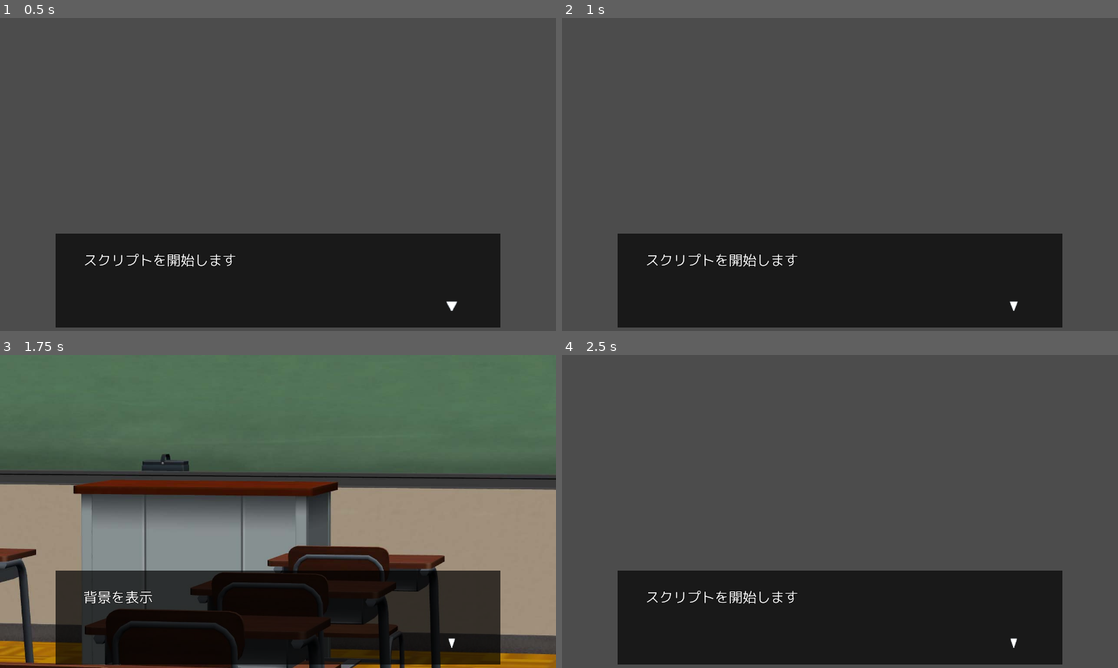
Above: before the commit, frames 1-4 (two rows, left to right).
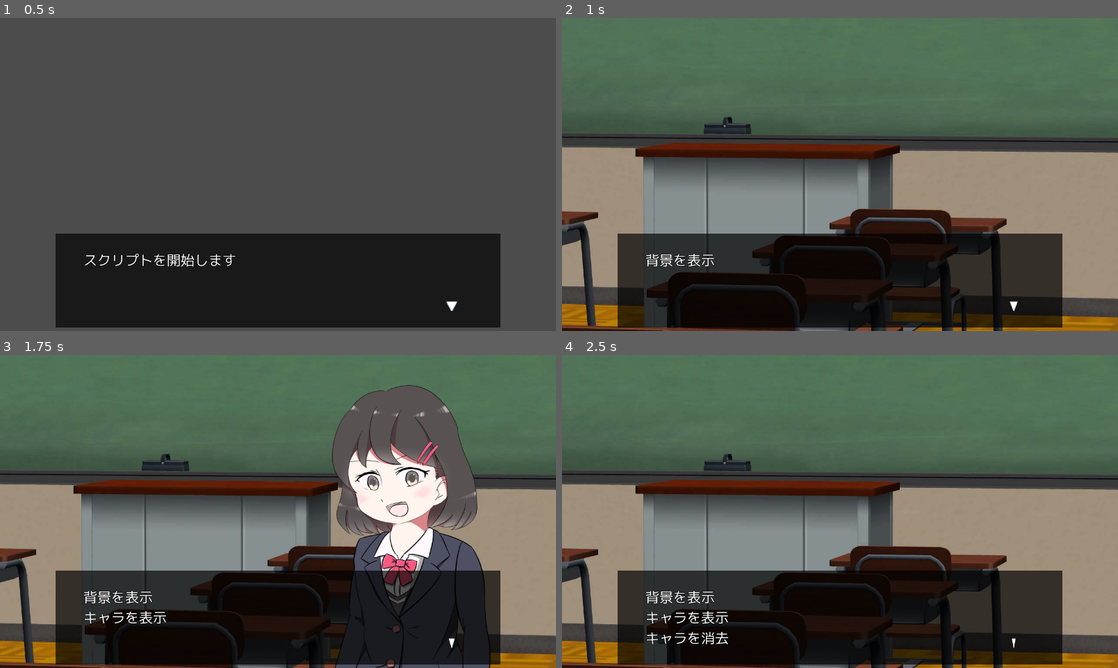
Above: after the commit, the same moments.

Repository: syun77/gd_kirikiriz
Game: Godot game, scene res://Main.tscn
Same seed, same stepped clock (60 frames per second), same inputs: the game is played once before the commit and once after it.
Inputs (mouse positions are in pixels of both pictures, inside the frame that each line leads up to):
- Up to frame 1 (0.5 s): no input
- Up to frame 2 (1 s): tap Enter (ui_accept) at 0.5, 0.77, 0.8 s; move the mouse to (962, 158) at 0.52 s; click (962, 158) at 0.6 s
- Up to frame 3 (1.75 s): tap Enter (ui_accept) at 1.07, 1.35, 1.52 s; move the mouse to (166, 527) at 1.27 s; click (166, 527) at 1.55 s
- Up to frame 4 (2.5 s): tap Enter (ui_accept) at 1.82, 2.3 s; move the mouse to (895, 442) at 2.02 s; click (895, 442) at 2.1 s

Frame 1 is identical in both runs. In frame 2, 69% of the frame differs, in the area x 0-100%, y 0-100%; in frame 3, 16%; in frame 4, 70%.

Commit message:
一時停止コマンドとメッセージ消去コマンドを実装

Diff:
--- a/TestKirikiri/Main.gd
+++ b/TestKirikiri/Main.gd
@@ -2,17 +2,21 @@
 
 # 吉里吉里のタグコマンド.
 class KAGTag:
-	var name:String = ""
-	var attrs = {}
+	var name:String = "" # タグ名
+	var attrs = {} # 属性.
+
+	# コンストラクタ.
 	func _init(_name:String, _attrs):
 		name = _name
 		attrs = _attrs
 
+	# 属性を取得する.
 	func get_attr_value(key:String) -> String:
 		var ret = get_attr_value_raw(key)
 		# ダブルクォートを消しておく.
 		return ret.replace('"', "")
 
+	# 属性をそのまま取得する.
 	func get_attr_value_raw(key:String) -> String:
 		if key in attrs:
 			return attrs[key].value
@@ -29,8 +33,10 @@
 
 # 吉里吉里のタグの属性.
 class KAGAttr:
-	var name:String = ""
-	var value:String = ""
+	var name:String = "" # 属性の名前.
+	var value:String = "" # 属性の値.
+
+	# コンストラクタ.
 	func _init(_name:String, _value:String):
 		name = _name
 		value = _value
@@ -73,10 +79,18 @@
 			ret += " | %s"%comment
 		return ret
 
+# 状態.
 enum eState {
 	EXEC_SCRIPT, # スクリプト実行中.
 	MESSAGE_WAIT, # メッセージ待ち.
+	TIME_WAIT, # 一定時間待つ.
 	END, # 終了.
+}
+
+# コマンドの戻り値.
+enum eCmdRet {
+	YIELD, # 中断する.
+	CONTINUE, # 継続する.
 }
 
 # 会話ウィンドウテキスト.
@@ -103,53 +117,77 @@
 
 # 更新.
 func _process(delta: float) -> void:
-
 	# デバッグ用
-	if Input.is_action_just_pressed("ui_accept"):
+	if Input.is_action_just_pressed("ui_cancel"):
 		# リロードする
 		get_tree().change_scene("res://Main.tscn")
 
+	# スクリプトの更新.
 	match _state:
 		eState.EXEC_SCRIPT: # スクリプト実行中.
 			_exec_script()
 		eState.MESSAGE_WAIT: # メッセージ待ち.
 			_message_wait(delta)
+		eState.TIME_WAIT:
+			_time_wait(delta) # 一定時間待つ.
 		eState.END: # 終了.
 			_text.text = "<<スクリプト終了>>"
-
+# --------------------------------------
+# ここから_stateに対応する処理.
+# --------------------------------------
 # スクリプト実行.
 func _exec_script() -> void:
-	if _cmd_idx >= _cmd_list.size():
-		# スクリプト終了.
-		_state = eState.END
-		return
-
-	# コマンド読み取り.
-	_cmd = _cmd_list[_cmd_idx]
-	_cmd_idx += 1
-	if _cmd is KAGTag:
-		var tag:KAGTag = _cmd
-		print("#TAG  # ", tag)
-		_exec_tag(tag) # タグを実行する.
-	if _cmd is KAGMsg:
-		var msg:KAGMsg = _cmd
-		print("#MSG  # ", msg)
-		# メッセージを表示.
-		_text.text += msg.msg
-		_state = eState.MESSAGE_WAIT
-
-	if _cmd is KAGLabel:
-		var label:KAGLabel = _cmd
-		print("#LABEL# ", label)
+
+	var is_loop = true
+	while is_loop:
+		if _cmd_idx >= _cmd_list.size():
+			# スクリプト終了.
+			_state = eState.END
+			break # 処理を中断する.
+
+		# コマンド読み取り.
+		_cmd = _cmd_list[_cmd_idx]
+		_cmd_idx += 1 # コマンドを次に進める.
+
+		# コマンドの種類ごとに処理をする.
+		if _cmd is KAGTag:
+			var tag:KAGTag = _cmd
+			print("#TAG  # ", tag)
+			var ret = _exec_tag(tag) # タグを実行する.
+			match ret:
+				eCmdRet.YIELD:
+					is_loop = false # 処理を中断する.
+				eCmdRet.CONTINUE:
+					pass # 処理を継続する.
+
+		elif _cmd is KAGMsg:
+			var msg:KAGMsg = _cmd
+			print("#MSG  # ", msg)
+			# メッセージを表示.
+			_text.text += msg.msg
+			_state = eState.MESSAGE_WAIT
+			is_loop = false # 処理を中断する.
+
+		elif _cmd is KAGLabel:
+			var label:KAGLabel = _cmd
+			print("#LABEL# ", label)
+			# TODO: 未実装.
+
+		else:
+			push_error("不明なコマンド: " +  str(_cmd))
 
 # テキスト待ち.
 func _message_wait(delta:float) -> void:
 	_timer += delta
+	var msg:KAGMsg = _cmd
+
 	# カーソルアニメーション.
-	_cursor.scale.x = sin(_timer * 4)
-
-	if Input.is_action_just_pressed("ui_click"):
-		var msg:KAGMsg = _cmd
+	if msg.is_click:
+		_cursor.visible = true
+		_cursor.scale.x = sin(_timer * 4) # 回転させてみる.
+
+	if msg.is_click == false or Input.is_action_just_pressed("ui_click"):
+		# クリック待ちでない or クリックしたのでメッセージ送り.
 		if msg.is_ctrl:
 			# 改行する.
 			_text.text += "\n"
@@ -157,24 +195,43 @@
 			# 改ページの場合はメッセージを消す.
 			_text.text = ""
 
+		# カーソルを消します.
+		_cursor.visible = false
+
 		# スクリプト実行に戻る
 		_state = eState.EXEC_SCRIPT
 
+# 一定時間待つ.
+func _time_wait(delta:float) -> void:
+	_timer -= delta
+	if _timer < 0:
+		# 待ち時間終了.
+		# スクリプト実行に戻る.
+		_state = eState.EXEC_SCRIPT
+
+# --------------------------------------
+# ここからコマンドタグ実行処理..
+# --------------------------------------
 # タグを実行する.
-func _exec_tag(tag:KAGTag) -> void:
+func _exec_tag(tag:KAGTag) -> int:
 	# 関数名は "_" + タグ名.
+	# @note タグを追加する場合は "_[タグ名]" の関数を追加します.
+	var ret = eCmdRet.CONTINUE
 	var func_name = "_" + tag.name
 	if has_method(func_name):
 		# タグ関数呼び出し.
-		call(func_name, tag)
+		ret = call(func_name, tag)
 	else:
 		push_warning("未実装の関数: %s"%func_name)
 
+	# コマンド実行時の戻り値を返す.
+	return ret
+
 # 画像タグの実行.
-func _image(tag:KAGTag) -> void:
+func _image(tag:KAGTag) -> int:
 	var layer = tag.get_attr_value("layer") # レイヤー名.
 	if layer != "base":
-		# baseでない場合は "image" を先頭につける.
+		# baseでない場合は 前景レイヤー番号なので "image" を先頭につける.
 		layer = "image" + layer
 	# TextureRectを取得する.
 	var tex:TextureRect = get_node("LayerImage/" + layer)
@@ -184,7 +241,7 @@
 	if display == "false":
 		# 非表示の場合はここで終了
 		tex.visible = false
-		return
+		return eCmdRet.CONTINUE # 続行する.
 	# それ以外は表示するとします
 	tex.visible = true
 
@@ -197,11 +254,13 @@
 		res2 = res + ".png"
 		if directory.file_exists(res2) == false:
 			push_error("画像ファイルが見つかりません: %s"%res2)
-			return
+			return eCmdRet.CONTINUE # 続行する.
 	# 画像読み込み.
 	tex.texture = load(res2)
 
 	# 位置を設定.
+	tex.rect_position.x = 0
+	tex.rect_position.y = 0
 	var left = tag.get_attr_value("left")
 	if left != "":
 		tex.rect_position.x = int(left)
@@ -209,6 +268,30 @@
 	if top != "":
 		tex.rect_position.y = int(top)
 
+	return eCmdRet.CONTINUE # 続行する.
+
+# 一定時間待つタグ.
+func _wait(tag:KAGTag) -> int:
+	# 待ち時間.
+	var time = int(tag.get_attr_value("time"))
+	# msを秒に変換する.
+	time *= 0.001
+
+	# 一定時間待つ状態に遷移.
+	_state = eState.TIME_WAIT
+	_timer = time
+
+	return eCmdRet.YIELD # 待ち状態に入るので処理を中断する..
+
+# メッセージ消去タグ.
+func _cm(tag:KAGTag) -> int:
+	# メッセージを消去する.
+	_text.text = ""
+	return eCmdRet.CONTINUE # 続行する.
+
+# --------------------------------------
+# ここからスクリプト解析処理.
+# --------------------------------------
 # スクリプトを解析する.
 func _parse(txt:String) -> void:
 	var data = txt.split("\n")
@@ -230,7 +313,7 @@
 		var msg = _parse_msg(line)
 		_cmd_list.append(msg)
 
-## タグの解析.
+## タグ(+属性)の解析.
 func _parse_tag(txt:String) -> KAGTag:
 	var regex = RegEx.new()
 	regex.compile("^\\[(?<tag>[a-z]+)[ ]?(?<attrs>.+)*\\]")
@@ -243,13 +326,17 @@
 			# コマンド行でもない.
 			return null
 
+	# タグ名を取得.
 	var name = result.get_string("tag")
+
+	# 属性を取得する.
 	var attrs = {}
 	var attrs_result = result.get_string("attrs")
 	if attrs_result:
-		# スペース区切り.
+		# スペースで分割する
 		var arr = attrs_result.split(" ")
 		for a in arr:
+			# "=" で分割する.
 			var d = a.split("=")
 			var key = d[0]
 			var attr = KAGAttr.new(key, d[1])
@@ -266,20 +353,23 @@
 	if result == null:
 		return null
 
+	# ラベル名を取得する.
 	var label = result.get_string("label")
+	# コメントを取得する.
 	var comment = ""
 	var comment_result = result.get_string("comment")
 	if comment_result:
 		comment = comment_result
+
 	var kag = KAGLabel.new(label, comment)
 	return kag
 
-## メッセージお解析.
+## メッセージの解析.
 func _parse_msg(txt:String) -> KAGMsg:
 	var msg = txt
-	var is_click = txt.find("[l]") >= 0
-	var is_ctrl = txt.find("[r]") >= 0
-	var is_pf = txt.find("[p]") >= 0
+	var is_click = txt.find("[l]") >= 0 # クリック待ちするかどうか.
+	var is_ctrl = txt.find("[r]") >= 0 # 改行するかどうか.
+	var is_pf = txt.find("[p]") >= 0 # 改ページするかどうか.
 	if is_pf:
 		# 改ページ
 		is_ctrl = false # 改行不要.
@@ -288,6 +378,6 @@
 	msg = msg.replace("[l]", "")
 	msg = msg.replace("[r]", "")
 	msg = msg.replace("[p]", "")
+
 	var kag = KAGMsg.new(msg, is_click, is_ctrl, is_pf)
-
 	return kag
Not shown, changed: TestKirikiri/script.txt
